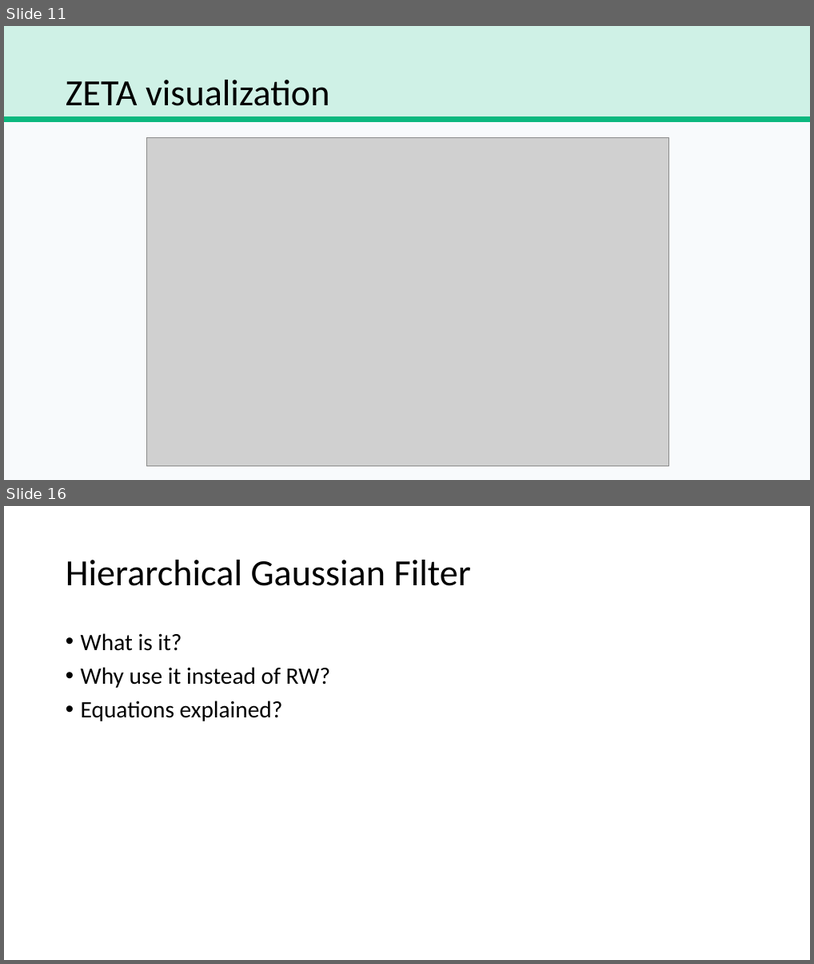
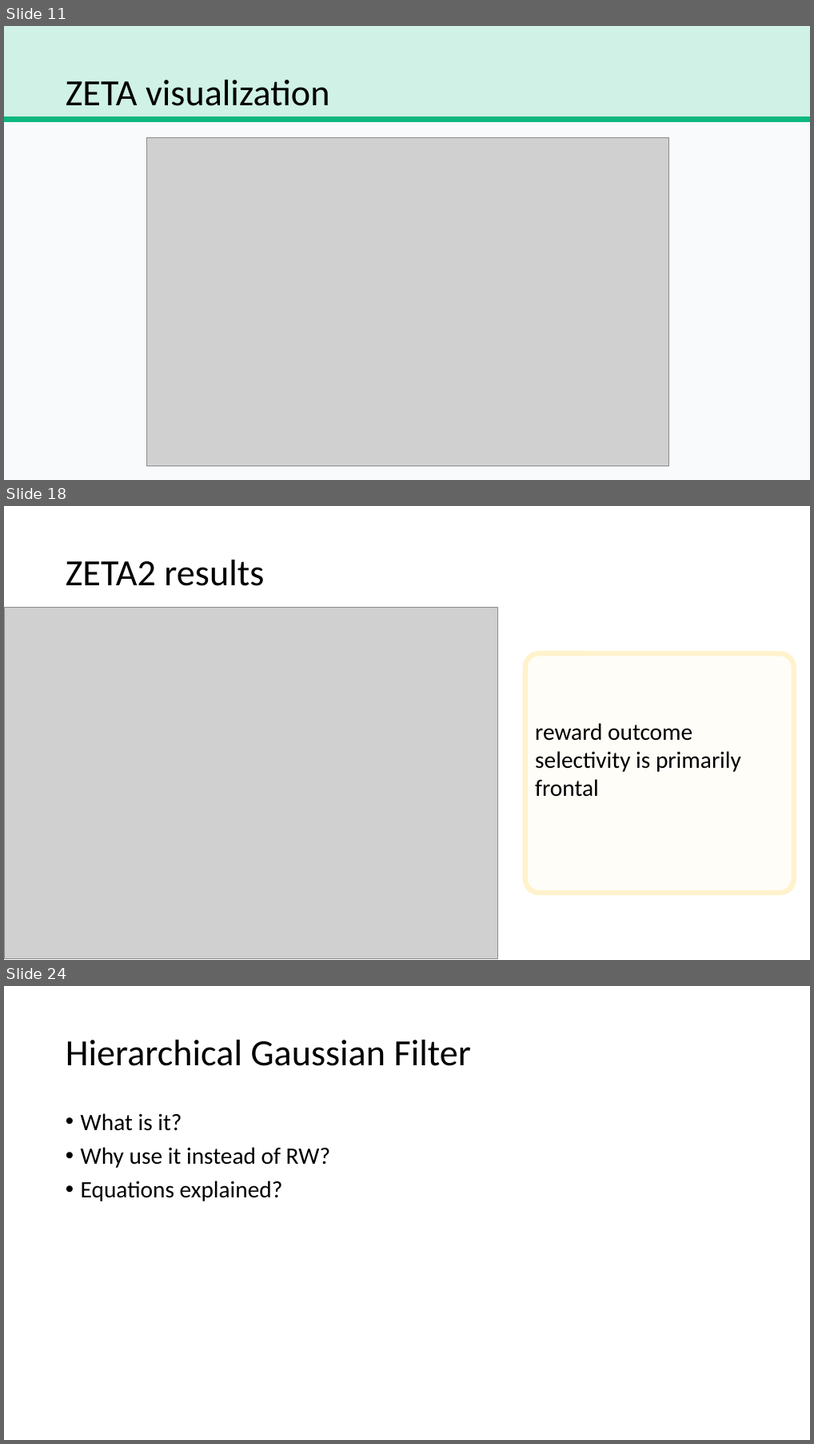
Before and after one commit to trNk27/Human_Data_Exploration, a slide deck: presentation/Prototype.pptx. Shown one above the other, each under a label of ours: slides 11 and 16 before the commit, slides 11, 18 and 24 after it; the slides between them are not shown. The pictures are 814x964 and 814x1444 pixels, drawn with LibreOffice and Linux fonts; fonts in the diff are those of the drawing; grey boxes stand for pictures; background and template pictures are left out. Boxes give left, top, right and bottom in pixels: in the first picture for what was removed or moved away, otherwise in the second. Text is boxed around its words. In the diff, an @@ line names an element or a change of style, - is before the commit and + after.

```diff
--- a/presentation/Prototype.pptx
+++ b/presentation/Prototype.pptx
@@ slide 18 added at (x1=4, y1=506, x2=810, y2=960), background picture (left out) @@
@@ title added at (x1=66, y1=560, x2=264, y2=586), 44 pt, text #000000 @@
+ZETA2 results
@@ picture added at (x1=4, y1=607, x2=498, y2=959) @@
@@ rounded rectangle added at (x1=526, y1=654, x2=794, y2=892), fill #FFFDF7, outline #FFF2CC 6 pt, 28 pt, text #000000 @@
+reward outcome selectivity is primarily frontal
@@ what was slide 16 is now slide 24 @@
```
Also in this commit, not shown: 2 slides changed, 11 other slides added, 4 slides removed, 30 other files.
